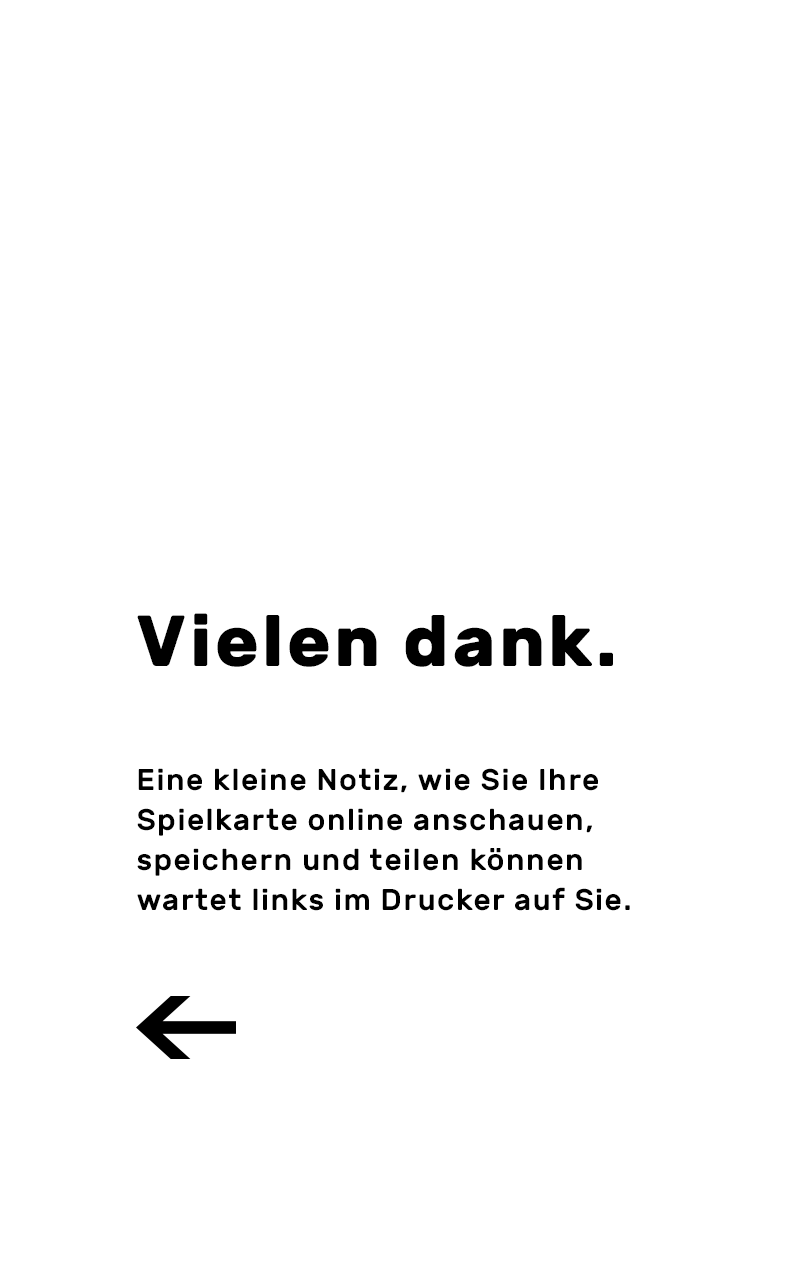
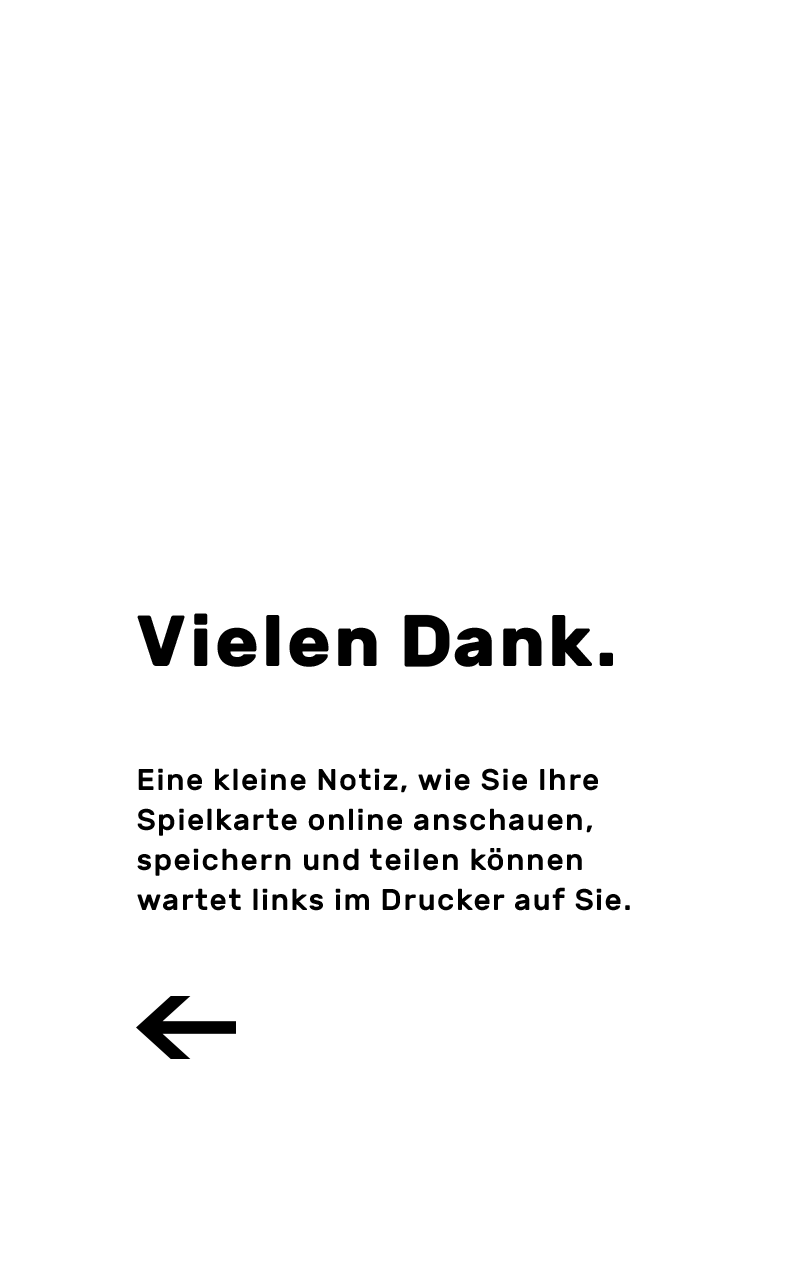
The second 800x1280 image is a revision of the first. Changes to its layers:
added layer "Layer 1" above "Rectangle 1" over [404, 614, 450, 667]
added layer "Rectangle 1" above "Vielen dank." over [404, 614, 450, 667]
